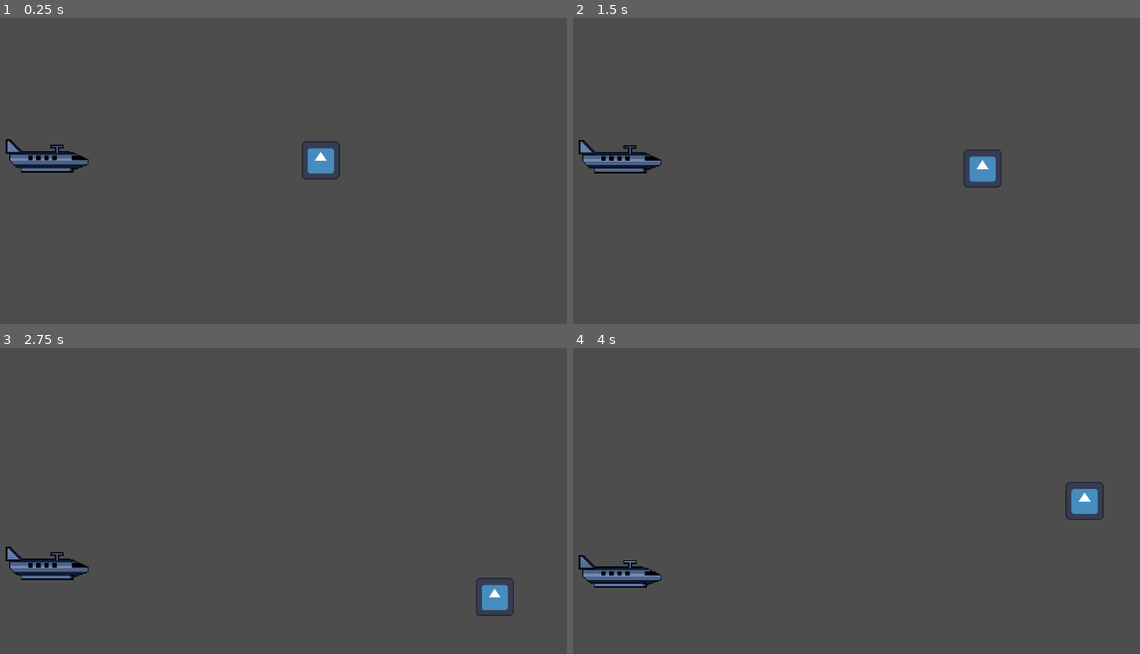
Above: before the commit, frames 1-4 (two rows, left to right).
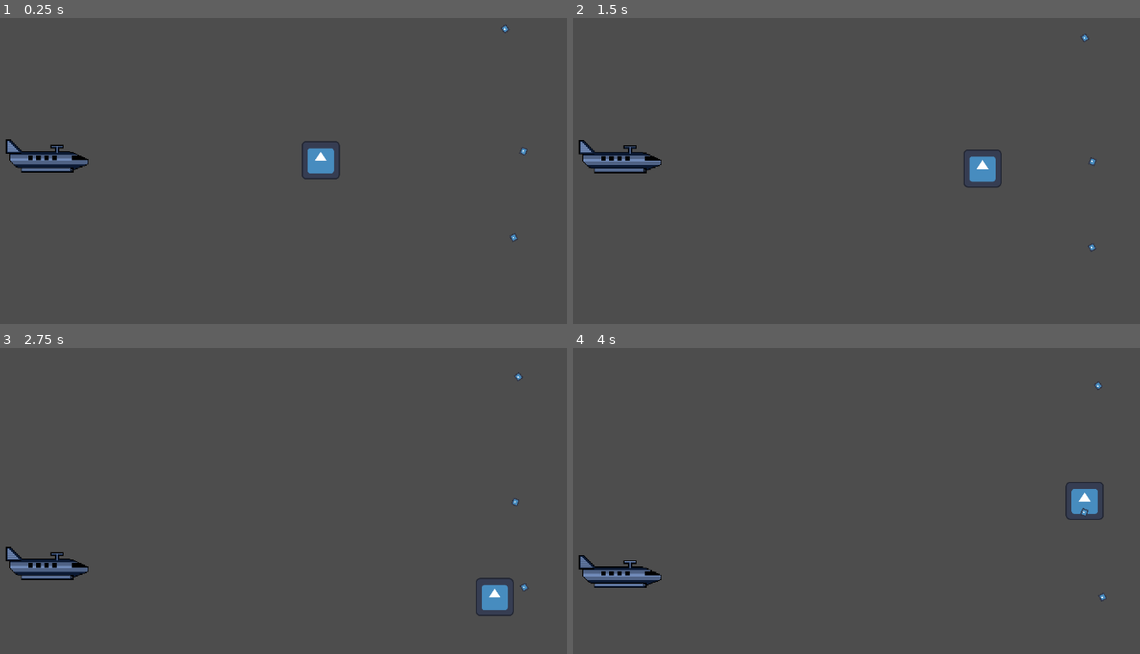
Above: after the commit, the same moments.

Repository: LastAeon77/JambandGame
Game: Godot game, scene res://scenes/space_level.tscn
Same seed, same stepped clock (60 frames per second), same inputs: the game is played once before the commit and once after it. The engine's default icon, where the game draws it, is replaced by a stand-in: a white triangle on a blue panel in a dark square.
Inputs:
- Up to frame 1 (0.25 s): no input
- Up to frame 2 (1.5 s): tap Enter at 0.5 s; hold Right (ui_right) 0.53-1.28 s; hold Down (ui_down) from 1.28 s (still down)
- Up to frame 3 (2.75 s): release Down (ui_down) at 2.03 s; hold Right (ui_right) from 2.03 s (still down)
- Up to frame 4 (4 s): release Right (ui_right) at 2.78 s; hold Up (ui_up) 2.78-3.53 s; hold Left (ui_left) from 3.53 s (still down)

The runs differ from the first frame. In frame 1, less than 0.1% of the frame differs, in the area x 88-94%, y 2-74%; in frame 2, less than 0.1%; in frame 3, less than 0.1%; in frame 4, less than 0.1%.

Commit message:
Added asteroid

Diff:
--- /dev/null
+++ b/asteroid.gd
@@ -0,0 +1,21 @@
+extends Area2D
+
+var movement_vector := Vector2(-1,0)
+var speed: int = 30
+
+# Called when the node enters the scene tree for the first time.
+func _ready():
+	rotation = randf_range(0,2*PI)
+	pass # Replace with function body.
+
+
+# Called every frame. 'delta' is the elapsed time since the previous frame.
+func _process(delta):
+	position += movement_vector.rotated(rotation) * speed * delta
+	print(position)
+
+
+
+
+func _on_area_entered(area):
+	queue_free()
--- /dev/null
+++ b/scenes/asteroid.tscn
@@ -0,0 +1,19 @@
+[gd_scene load_steps=4 format=3 uid="uid://c1ino5hpjsofp"]
+
+[ext_resource type="Script" path="res://asteroid.gd" id="1_1rshi"]
+[ext_resource type="Texture2D" uid="uid://qerubgc6veti" path="res://sprites/icon.svg" id="2_wj1av"]
+
+[sub_resource type="CircleShape2D" id="CircleShape2D_27v2v"]
+radius = 18.2483
+
+[node name="Asteroid" type="Area2D"]
+script = ExtResource("1_1rshi")
+
+[node name="Sprite2D" type="Sprite2D" parent="."]
+scale = Vector2(0.1875, 0.171875)
+texture = ExtResource("2_wj1av")
+
+[node name="AsteroidCollision" type="CollisionShape2D" parent="."]
+shape = SubResource("CircleShape2D_27v2v")
+
+[connection signal="area_entered" from="." to="." method="_on_area_entered"]
--- a/scenes/space_level.tscn
+++ b/scenes/space_level.tscn
@@ -1,7 +1,8 @@
-[gd_scene load_steps=4 format=3 uid="uid://bn2fmk2fuwcwq"]
+[gd_scene load_steps=5 format=3 uid="uid://bn2fmk2fuwcwq"]
 
 [ext_resource type="PackedScene" uid="uid://bsjdvrrnug3ck" path="res://scenes/player_ship.tscn" id="1_mn0o8"]
 [ext_resource type="PackedScene" uid="uid://cbw3frru4q7te" path="res://scenes/passenger_ship.tscn" id="2_rhrxj"]
+[ext_resource type="PackedScene" uid="uid://c1ino5hpjsofp" path="res://scenes/asteroid.tscn" id="3_00svk"]
 
 [sub_resource type="WorldBoundaryShape2D" id="WorldBoundaryShape2D_4p44d"]
 
@@ -36,3 +37,12 @@
 [node name="PassengerShip" parent="." instance=ExtResource("2_rhrxj")]
 position = Vector2(-950, 0)
 scale = Vector2(3, 3)
+
+[node name="Asteroid" parent="." instance=ExtResource("3_00svk")]
+position = Vector2(683, -37)
+
+[node name="Asteroid2" parent="." instance=ExtResource("3_00svk")]
+position = Vector2(644, 253)
+
+[node name="Asteroid3" parent="." instance=ExtResource("3_00svk")]
+position = Vector2(614, -447)
